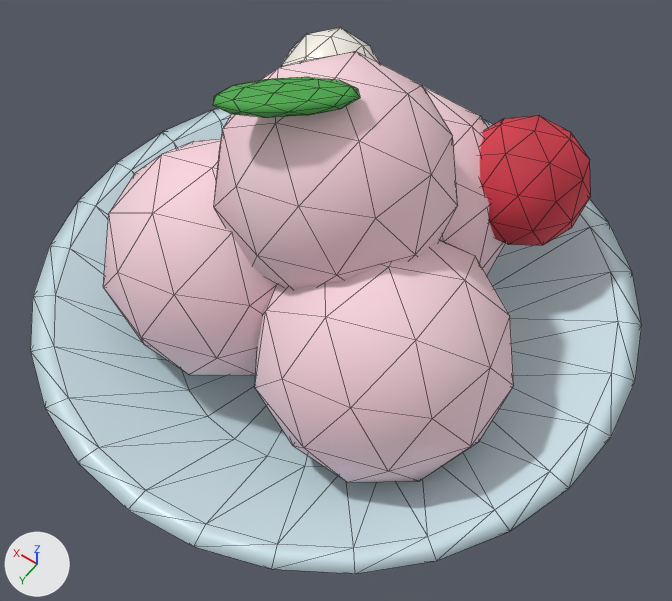
Before and after pictures for a commit that changed the glTF model game/assets/models/item_dish_lychee_ice.glb.
Rendered twice from a 50 mm camera at (-0.0935, 0.1307, 0.2731) aimed at (-0.0021, 0.0028, 0.0721). Arrows for +X, +Y and +Z are at lower left; the lights stay in place. The older version comes first. Mesh edges are drawn as thin lines. Vertices at exactly the same position are counted once.

Objects in the first picture: 'item_dish_lychee_ice_gloss', 'item_dish_lychee_ice_main'.
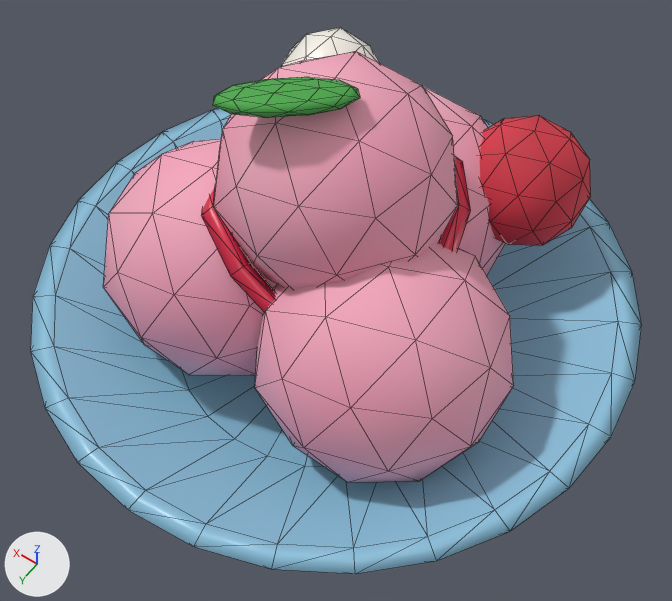
What differs and where, as boxes [x1, y1, x2, y2] in the pictures (672 x 601 px):
part 1 of me_item_dish_lychee_ice_gloss, added (mostly hidden)
    after: [201, 156, 471, 312]
part 2 of me_item_dish_lychee_ice_gloss, recoloured (pale blue to blue)
    both: [30, 108, 641, 574]
part 3 of me_item_dish_lychee_ice_main, recoloured (pale pink to pink)
    both: [103, 51, 514, 482]

The edits, one by one:
me_item_dish_lychee_ice_gloss is used by ob_item_dish_lychee_ice_gloss; location (0.0, 0.0, 0.0).
me_item_dish_lychee_ice_gloss had 296 vertices, 584 faces and spanned x -0.082..0.082, y -0.082..0.082, z 0.0..0.119.
me_item_dish_lychee_ice_gloss now has 352 vertices, 688 faces and spans x -0.082..0.082, y -0.082..0.082, z 0.0..0.119.
me_item_dish_lychee_ice_gloss part 1: a new loose piece of 56 vertices spanning x -0.033..0.033, y -0.032..0.032, z 0.085..0.115, in mat_item_dish_lychee_ice_gloss.
me_item_dish_lychee_ice_gloss part 2: 504 kept faces spanning x -0.082..0.082, y -0.082..0.082, z 0.0..0.075 get new vertex colours; the middle colour goes from pale blue #c6dce4 to blue #88bcd7.
me_item_dish_lychee_ice_main has 252 vertices, 480 faces and spans x -0.057..0.0577, y -0.063..0.0486, z 0.049..0.1496.
me_item_dish_lychee_ice_main is used by ob_item_dish_lychee_ice_main; location (0.0, 0.0, 0.0).
me_item_dish_lychee_ice_main part 3: 320 faces centred in x -0.0564..0.0571, y -0.0592..0.0449, z 0.0523..0.142 are repainted in the vertex colours; the middle colour goes from pale pink #f2d0d9 to pink #eea4ba.
